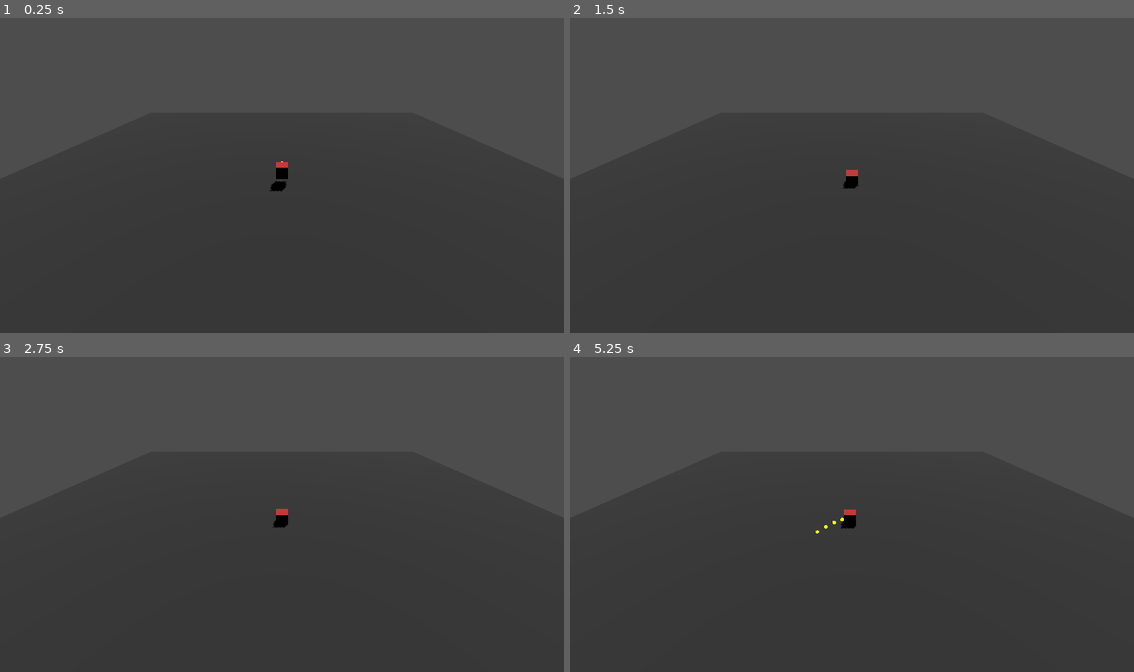
Above: before the commit, frames 1-4 (two rows, left to right).
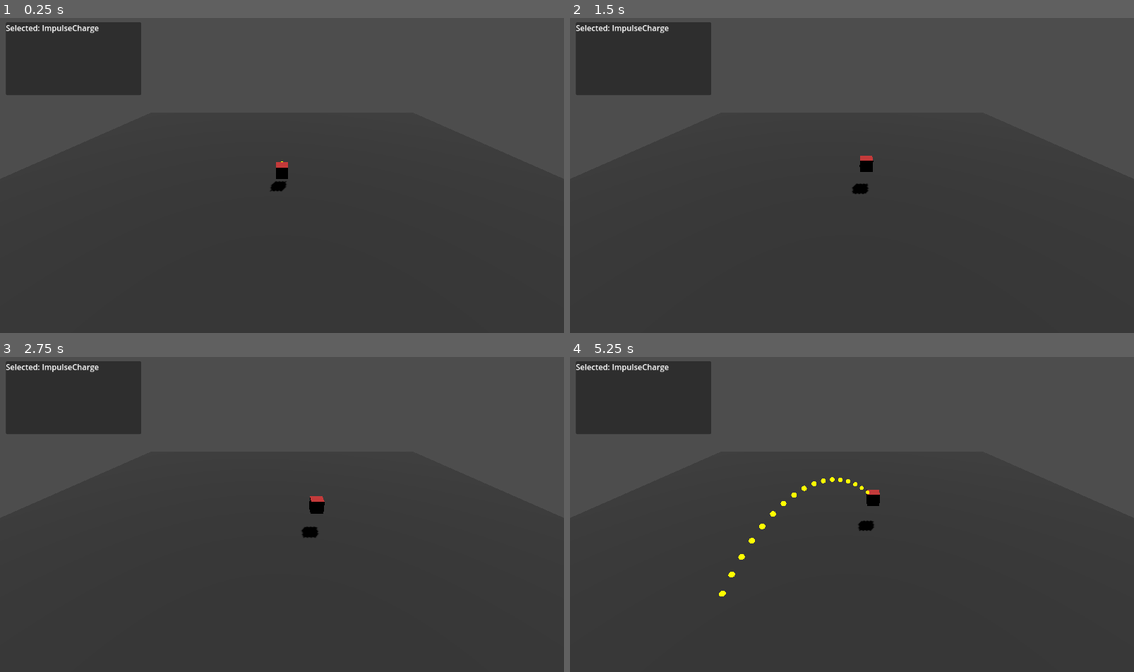
Above: after the commit, the same moments.

Repository: dfrer/BlastCave
Game: Godot game, scene res://scenes/main.tscn
The game is run twice, just before and just after one commit, with the same random seed, the same clock (stepped at 60 frames per second) and the same inputs.
Inputs (mouse positions are in pixels of both pictures, inside the frame that each line leads up to):
- Up to frame 1 (0.25 s): no input
- Up to frame 2 (1.5 s): tap Enter at 0.5 s; move the mouse to (976, 159) at 0.52 s; hold D (move_right, bound only after the commit) 0.53-1.28 s; tap E at 0.6 s; click (976, 159) at 0.67 s; tap Space (move_jump, bound only after the commit) at 0.77, 1.07 s; tap Q at 0.8, 1.35 s; move the mouse to (739, 191) at 1.27 s; hold S (move_back, bound only after the commit) from 1.28 s (still down); click (739, 191) at 1.42 s
- Up to frame 3 (2.75 s): tap Space (move_jump, bound only after the commit) at 1.52, 1.55, 1.82, 2.1 s; move the mouse to (338, 445) at 2.02 s; release S (move_back, bound only after the commit) at 2.03 s; hold D (move_right, bound only after the commit) from 2.03 s (still down); click (338, 445) at 2.17 s; tap E at 2.3 s
- Up to frame 4 (5.25 s): move the mouse to (823, 577) at 2.77 s; release D (move_right, bound only after the commit) at 2.78 s; hold W (move_forward, bound only after the commit) 2.78-3.53 s; tap E at 2.85, 4.55 s; click (823, 577) at 2.92 s; tap Space (move_jump, bound only after the commit) at 3.02, 3.32, 3.77, 3.8, 4.07, 4.52, 4.82 s; tap Q at 3.05, 3.6 s; move the mouse to (1021, 561) at 3.52 s; hold A (move_left, bound only after the commit) 3.53-5.03 s; click (1021, 561) at 3.67 s; move the mouse to (682, 467) at 4.27 s; tap 1 at 4.35 s; click (682, 467) at 4.42 s; move the mouse to (880, 514) at 5.02 s; hold S (move_back, bound only after the commit) from 5.03 s (still down); tap 2 at 5.1 s; click (880, 514) at 5.17 s

The runs differ from the first frame. In frame 1, 5.5% of the frame differs, in the area x 1-26%, y 1-25%; in frame 2, 5.8%; in frame 3, 5.8%; in frame 4, 6.0%, in the area x 1-55%, y 1-77%.

Commit message:
Add HUD and run controller for explosives

Diff:
--- a/project.godot
+++ b/project.godot
@@ -14,6 +14,34 @@
 run/main_scene="res://scenes/main.tscn"
 config/features=PackedStringArray("4.5", "Forward Plus")
 
+[input]
+
+move_forward={
+"deadzone": 0.5,
+"events": [Object(InputEventKey,"physical_keycode":4194320,"keycode":87,"pressed":false,"unicode":119,"location":0,"echo":false,"script":null)
+]
+}
+move_back={
+"deadzone": 0.5,
+"events": [Object(InputEventKey,"physical_keycode":4194322,"keycode":83,"pressed":false,"unicode":115,"location":0,"echo":false,"script":null)
+]
+}
+move_left={
+"deadzone": 0.5,
+"events": [Object(InputEventKey,"physical_keycode":4194319,"keycode":65,"pressed":false,"unicode":97,"location":0,"echo":false,"script":null)
+]
+}
+move_right={
+"deadzone": 0.5,
+"events": [Object(InputEventKey,"physical_keycode":4194321,"keycode":68,"pressed":false,"unicode":100,"location":0,"echo":false,"script":null)
+]
+}
+move_jump={
+"deadzone": 0.5,
+"events": [Object(InputEventKey,"physical_keycode":4194332,"keycode":32,"pressed":false,"unicode":32,"location":0,"echo":false,"script":null)
+]
+}
+
 [rendering]
 
 renderer/rendering_method="mobile"
--- a/scenes/main.tscn
+++ b/scenes/main.tscn
@@ -3,11 +3,13 @@
 [ext_resource type="PackedScene" path="res://scenes/run_manager.tscn" id="1_run"]
 [ext_resource type="PackedScene" path="res://scenes/test_arena.tscn" id="2_arena"]
 [ext_resource type="PackedScene" path="res://scenes/player_object.tscn" id="3_player"]
-[ext_resource type="Script" path="res://scripts/core/test_input.gd" id="4_input"]
+[ext_resource type="Script" path="res://scripts/core/run_controller.gd" id="4_controller"]
 [ext_resource type="Script" path="res://scripts/core/run_start.gd" id="5_run_start"]
+[ext_resource type="PackedScene" path="res://scenes/ui/hud.tscn" id="6_hud"]
 
 [node name="Main" type="Node3D"]
-script = ExtResource("4_input")
+script = ExtResource("4_controller")
+hud_path = NodePath("HUD")
 
 [node name="DirectionalLight3D" type="DirectionalLight3D" parent="."]
 transform = Transform3D(-0.866025, -0.433013, 0.25, 0, 0.5, 0.866025, -0.5, 0.75, -0.433013, 0, 10, 0)
@@ -26,6 +28,8 @@
 [node name="PlayerObject" parent="." instance=ExtResource("3_player")]
 transform = Transform3D(1, 0, 0, 0, 1, 0, 0, 0, 1, 0, 2, 0)
 
+[node name="HUD" parent="." instance=ExtResource("6_hud")]
+
 [node name="Camera3D" type="Camera3D" parent="."]
 transform = Transform3D(1, 0, 0, 0, 0.866025, 0.5, 0, -0.5, 0.866025, 0, 10, 15)
 far = 500.0
--- /dev/null
+++ b/scenes/ui/hud.tscn
@@ -0,0 +1,24 @@
+[gd_scene load_steps=2 format=3]
+
+[ext_resource type="Script" path="res://scripts/ui/hud.gd" id="1_hud"]
+
+[node name="HUD" type="CanvasLayer"]
+script = ExtResource("1_hud")
+
+[node name="Panel" type="PanelContainer" parent="."]
+anchor_left = 0.01
+anchor_top = 0.02
+anchor_right = 0.25
+anchor_bottom = 0.25
+offset_left = 0.0
+offset_top = 0.0
+offset_right = 0.0
+offset_bottom = 0.0
+
+[node name="VBox" type="VBoxContainer" parent="Panel"]
+layout_mode = 1
+
+[node name="SelectedTypeLabel" type="Label" parent="Panel/VBox"]
+text = "Selected: ImpulseCharge"
+
+[node name="CountsContainer" type="VBoxContainer" parent="Panel/VBox"]
--- /dev/null
+++ b/scripts/core/run_controller.gd
@@ -0,0 +1,148 @@
+extends Node3D
+class_name RunController
+
+@export var player_spawn_pos: Vector3 = Vector3(0, 2, 0)
+@export var hud_path: NodePath
+
+var trajectory_node: TrajectoryPreview
+var player_obj: RigidBody3D
+var inventory: PlayerInventory
+var hud: HUD
+
+var explosive_types = ["ImpulseCharge", "ShapedCharge", "DelayedCharge"]
+var current_type_index = 0
+
+var explosive_scripts = {
+	"ImpulseCharge": preload("res://scripts/explosives/impulse_charge.gd"),
+	"ShapedCharge": preload("res://scripts/explosives/shaped_charge.gd"),
+	"DelayedCharge": preload("res://scripts/explosives/delayed_charge.gd")
+}
+
+func _ready():
+	player_obj = get_node_or_null("PlayerObject")
+	if player_obj:
+		player_spawn_pos = player_obj.global_position
+
+	hud = get_node_or_null(hud_path) as HUD
+
+	trajectory_node = TrajectoryPreview.new()
+	add_child(trajectory_node)
+
+	inventory = PlayerInventory.new()
+	inventory.name = "PlayerInventory"
+	inventory.inventory_changed.connect(_on_inventory_changed)
+	add_child(inventory)
+
+	_update_hud()
+
+func _process(_delta):
+	var mouse_pos = get_viewport().get_mouse_position()
+	var ray_hit = _get_ray_hit(mouse_pos)
+
+	if ray_hit != Vector3.ZERO and player_obj:
+		_update_trajectory_preview(ray_hit)
+	else:
+		trajectory_node.hide_preview()
+
+	_check_stuck_condition()
+
+func _input(event):
+	if event is InputEventMouseButton:
+		if event.button_index == MOUSE_BUTTON_LEFT and event.pressed:
+			spawn_blast_at_mouse()
+		elif event.button_index == MOUSE_BUTTON_WHEEL_UP and event.pressed:
+			_cycle_inventory(1)
+		elif event.button_index == MOUSE_BUTTON_WHEEL_DOWN and event.pressed:
+			_cycle_inventory(-1)
+
+	if event is InputEventKey and event.pressed:
+		# Use Q and E to cycle inventory to avoid conflict with character selection (1-5)
+		if event.keycode == KEY_E:
+			_cycle_inventory(1)
+		if event.keycode == KEY_Q:
+			_cycle_inventory(-1)
+
+func _cycle_inventory(dir: int):
+	current_type_index = (current_type_index + dir + explosive_types.size()) % explosive_types.size()
+	_update_hud()
+	print("Selected Explosive: ", explosive_types[current_type_index])
+
+func spawn_blast_at_mouse():
+	var type = explosive_types[current_type_index]
+	if not inventory.has_explosive(type):
+		print("Out of ", type)
+		return
+
+	var ray_hit = _get_ray_hit(get_viewport().get_mouse_position())
+	if ray_hit != Vector3.ZERO:
+		inventory.use_explosive(type)
+		var script = explosive_scripts[type]
+		var blast = script.new() as ExplosiveBase
+		add_child(blast)
+		blast.global_position = ray_hit
+
+		if blast is ShapedCharge:
+			if ray_hit.distance_to(player_obj.global_position) > 0.001:
+				blast.look_at(player_obj.global_position)
+
+		blast.trigger()
+
+func _get_ray_hit(mouse_pos: Vector2) -> Vector3:
+	var camera = get_viewport().get_camera_3d()
+	if not camera:
+		return Vector3.ZERO
+
+	var ray_origin = camera.project_ray_origin(mouse_pos)
+	var ray_dir = camera.project_ray_normal(mouse_pos)
+
+	var space_state = get_world_3d().direct_space_state
+	var query = PhysicsRayQueryParameters3D.create(ray_origin, ray_origin + ray_dir * 1000.0)
+	var result = space_state.intersect_ray(query)
+
+	if result:
+		return result.position
+	return Vector3.ZERO
+
+func _update_trajectory_preview(blast_pos: Vector3):
+	var type = explosive_types[current_type_index]
+	var script = explosive_scripts[type]
+
+	var temp_blast = script.new() as ExplosiveBase
+	temp_blast.is_preview = true
+	add_child(temp_blast)
+	temp_blast.global_position = blast_pos
+
+	if temp_blast is ShapedCharge:
+		if blast_pos.distance_to(player_obj.global_position) > 0.001:
+			temp_blast.look_at(player_obj.global_position)
+
+	var impulse = temp_blast.calculate_impulse(player_obj.global_position)
+	remove_child(temp_blast)
+	temp_blast.free()
+
+	if impulse.length() > 0.01:
+		var initial_velocity = player_obj.linear_velocity + (impulse / player_obj.mass)
+		var gravity = ProjectSettings.get_setting("physics/3d/default_gravity") * ProjectSettings.get_setting("physics/3d/default_gravity_vector")
+		trajectory_node.update_preview(player_obj.global_position, initial_velocity, gravity)
+	else:
+		trajectory_node.hide_preview()
+
+func _check_stuck_condition():
+	if not player_obj:
+		return
+	if player_obj.linear_velocity.length() < 0.1 and inventory.get_total_count() == 0:
+		reset_object()
+
+func reset_object():
+	player_obj.linear_velocity = Vector3.ZERO
+	player_obj.angular_velocity = Vector3.ZERO
+	player_obj.global_position = player_spawn_pos
+
+func _on_inventory_changed():
+	_update_hud()
+
+func _update_hud():
+	if not hud:
+		return
+	hud.set_selected_type(explosive_types[current_type_index])
+	hud.set_counts(inventory.explosives)
--- a/scripts/player/character_object.gd
+++ b/scripts/player/character_object.gd
@@ -10,12 +10,17 @@
 var pin_cooldown_remaining: float = 0.0
 
 var characters_data: Dictionary = {}
+var movement_controller: PlayerMovement
 
 func _ready():
 	_load_characters()
 	# Optional: Set default if not set by run_start
 	if current_character_id == "":
 		set_character("core")
+	if not movement_controller:
+		movement_controller = PlayerMovement.new()
+		movement_controller.name = "PlayerMovement"
+		add_child(movement_controller)
 
 func _load_characters():
 	var file = FileAccess.open("res://data/characters.json", FileAccess.READ)
@@ -60,6 +65,8 @@
 	return current_character_id
 
 func _physics_process(delta):
+	if movement_controller and not is_pinned:
+		movement_controller.apply_movement(self, delta)
 	# Ability: Gyro Stabilize
 	if ability == "gyro_stabilize":
 		angular_velocity *= 0.95
--- /dev/null
+++ b/scripts/player/player_movement.gd
@@ -0,0 +1,52 @@
+extends Node
+class_name PlayerMovement
+
+@export var move_impulse: float = 8.0
+@export var air_control_multiplier: float = 0.35
+@export var jump_impulse: float = 6.0
+@export var grounded_linear_damp: float = 1.5
+@export var airborne_linear_damp: float = 0.1
+@export var max_ground_speed: float = 12.0
+@export var ground_check_distance: float = 0.6
+
+func apply_movement(body: RigidBody3D, delta: float) -> void:
+	if not body:
+		return
+	var grounded = _is_grounded(body)
+	body.linear_damp = grounded_linear_damp if grounded else airborne_linear_damp
+
+	var input_dir = _get_input_direction(body)
+	if input_dir != Vector3.ZERO:
+		var speed = body.linear_velocity.length()
+		var impulse_scale = 1.0
+		if grounded:
+			if speed > max_ground_speed:
+				impulse_scale = 0.2
+		else:
+			impulse_scale = air_control_multiplier
+		var impulse = input_dir.normalized() * move_impulse * impulse_scale * delta
+		body.apply_central_impulse(impulse)
+
+	if grounded and Input.is_action_just_pressed("move_jump"):
+		body.apply_central_impulse(Vector3.UP * jump_impulse)
+
+func _get_input_direction(body: RigidBody3D) -> Vector3:
+	var dir = Vector3.ZERO
+	if Input.is_action_pressed("move_forward"):
+		dir += -body.global_transform.basis.z
+	if Input.is_action_pressed("move_back"):
+		dir += body.global_transform.basis.z
+	if Input.is_action_pressed("move_left"):
+		dir += -body.global_transform.basis.x
+	if Input.is_action_pressed("move_right"):
+		dir += body.global_transform.basis.x
+	return dir
+
+func _is_grounded(body: RigidBody3D) -> bool:
+	var space_state = body.get_world_3d().direct_space_state
+	var from = body.global_transform.origin
+	var to = from + Vector3.DOWN * ground_check_distance
+	var query = PhysicsRayQueryParameters3D.create(from, to)
+	query.exclude = [body]
+	var result = space_state.intersect_ray(query)
+	return not result.is_empty()
--- /dev/null
+++ b/scripts/ui/hud.gd
@@ -0,0 +1,39 @@
+extends CanvasLayer
+class_name HUD
+
+@onready var selected_label: Label = %SelectedTypeLabel
+@onready var counts_container: VBoxContainer = %CountsContainer
+
+func set_selected_type(type_name: String) -> void:
+	if selected_label:
+		selected_label.text = "Selected: %s" % type_name
+
+func set_counts(counts: Dictionary) -> void:
+	if not counts_container:
+		return
+	for child in counts_container.get_children():
+		child.queue_free()
+
+	for key in counts.keys():
+		var row = HBoxContainer.new()
+		var swatch = ColorRect.new()
+		swatch.color = _color_for_type(key)
+		swatch.custom_minimum_size = Vector2(12, 12)
+		row.add_child(swatch)
+
+		var label = Label.new()
+		label.text = "%s: %d" % [key, counts[key]]
+		row.add_child(label)
+
+		counts_container.add_child(row)
+
+func _color_for_type(type_name: String) -> Color:
+	match type_name:
+		"ImpulseCharge":
+			return Color(1.0, 0.9, 0.2)
+		"ShapedCharge":
+			return Color(0.4, 0.9, 1.0)
+		"DelayedCharge":
+			return Color(1.0, 0.4, 0.6)
+		_:
+			return Color(0.8, 0.8, 0.8)
